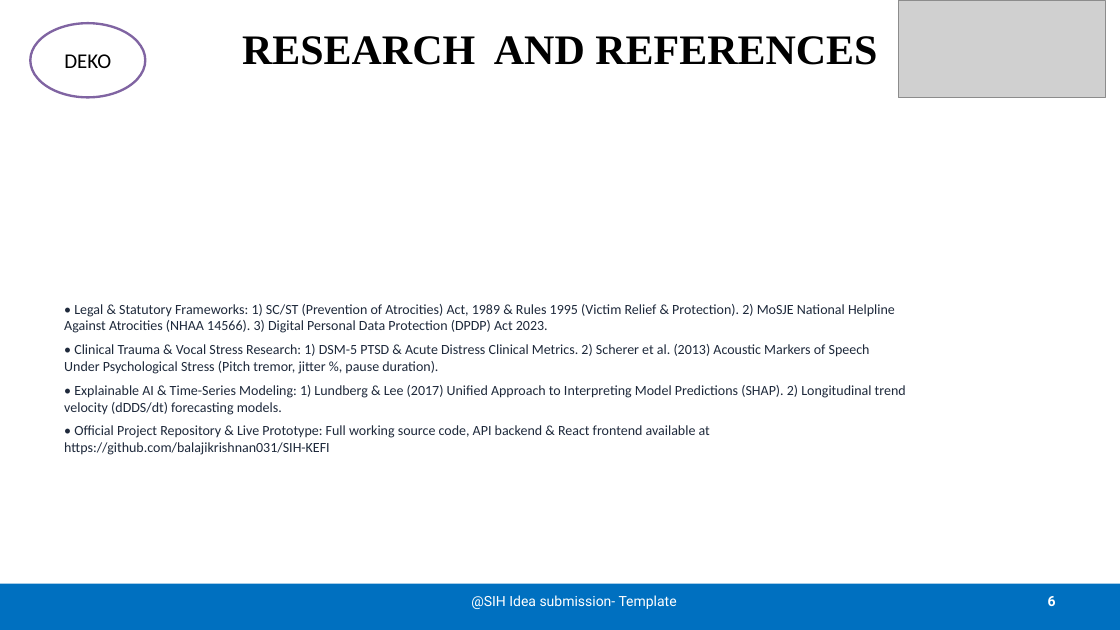
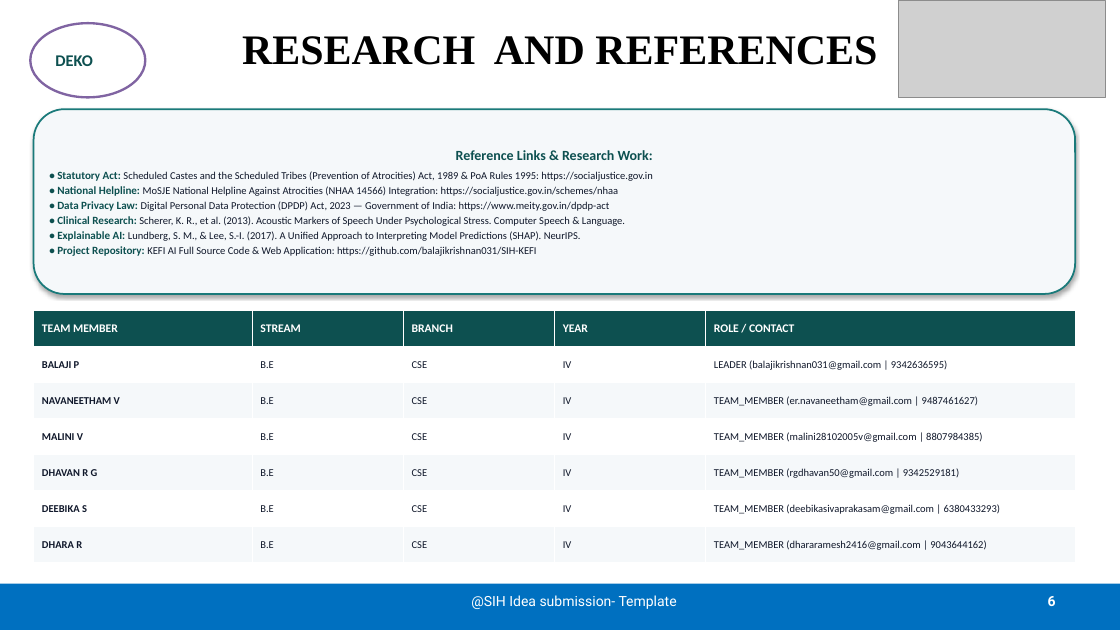
Before and after one commit to balajikrishnan031/SIH-KEFI, a slide deck: slide 6 of SIH26094_KEFI_AI_OFFICIAL_SUBMISSION.pptx. Drawn at 1120x630 pixels with LibreOffice and Linux fonts; fonts in the diff are those of the drawing; grey boxes stand for pictures. Boxes give left, top, right and bottom in pixels: in the first picture for what was removed or moved away, otherwise in the second. Text is boxed around its words. In the diff, an @@ line names an element or a change of style, - is before the commit and + after.

Commit message:
Update official 6-slide SIH 2026 presentation (PPTX & PDF) matching exact reference structure of SIH1620_NextGen_coders

```diff
--- a/SIH26094_KEFI_AI_OFFICIAL_SUBMISSION.pptx
+++ b/SIH26094_KEFI_AI_OFFICIAL_SUBMISSION.pptx
@@ ellipse "DEKO" at (30, 24, 145, 97): size 18 to 14 pt, text colour #000000 to #0D5050, bold on; alignment centre to left @@
@@ rounded rectangle "Reference Links & Research Work:": place and size @@
-rounded rectangle "Reference Links & Research Work:" at (64, 304, 906, 455)
+rounded rectangle "Reference Links & Research Work:" at (34, 109, 1075, 294)
@@ rounded rectangle "Reference Links & Research Work:" at (34, 109, 1075, 294): vertical alignment top to middle; fill none to #F5F8FA; outline none to #1A7A7A 1.5 pt; shadow on @@
@@ text in rounded rectangle at (57, 150, 653, 256): text changed; size 12 to 9 pt; text colour #1E293B to #0F172A @@
-• Legal & Statutory Frameworks: 1) SC/ST (Prevention of Atrocities) Act, 1989 & Rules 1995 (Victim Relief & Protection). 2) MoSJE National Helpline Against Atrocities (NHAA 14566). 3) Digital Personal Data Protection (DPDP) Act 2023.
-• Clinical Trauma & Vocal Stress Research: 1) DSM-5 PTSD & Acute Distress Clinical Metrics. 2) Scherer et al. (2013) Acoustic Markers of Speech Under Psychological Stress (Pitch tremor, jitter %, pause duration).
-• Explainable AI & Time-Series Modeling: 1) Lundberg & Lee (2017) Unified Approach to Interpreting Model Predictions (SHAP). 2) Longitudinal trend velocity (dDDS/dt) forecasting models.
-• Official Project Repository & Live Prototype: Full working source code, API backend & React frontend available at https://github.com/balajikrishnan031/SIH-KEFI
+Reference Links & Research Work:
+• Statutory Act: Scheduled Castes and the Scheduled Tribes (Prevention of Atrocities) Act, 1989 & PoA Rules 1995: https://socialjustice.gov.in
+• National Helpline: MoSJE National Helpline Against Atrocities (NHAA 14566) Integration: https://socialjustice.gov.in/schemes/nhaa
+• Data Privacy Law: Digital Personal Data Protection (DPDP) Act, 2023 — Government of India: https://www.meity.gov.in/dpdp-act
+• Clinical Research: Scherer, K. R., et al. (2013). Acoustic Markers of Speech Under Psychological Stress. Computer Speech & Language.
+• Explainable AI: Lundberg, S. M., & Lee, S.-I. (2017). A Unified Approach to Interpreting Model Predictions (SHAP). NeurIPS.
+• Project Repository: KEFI AI Full Source Code & Web Application: https://github.com/balajikrishnan031/SIH-KEFI
@@ table added at (34, 311, 1075, 563), 7 rows, 5 columns @@
+TEAM MEMBER | STREAM | BRANCH | YEAR | ROLE / CONTACT
+BALAJI P | B.E | CSE | IV | LEADER (balajikrishnan031@gmail.com | 9342636595)
+NAVANEETHAM V | B.E | CSE | IV | TEAM_MEMBER (er.navaneetham@gmail.com | 9487461627)
+MALINI V | B.E | CSE | IV | TEAM_MEMBER (malini28102005v@gmail.com | 8807984385)
+DHAVAN R G | B.E | CSE | IV | TEAM_MEMBER (rgdhavan50@gmail.com | 9342529181)
+DEEBIKA S | B.E | CSE | IV | TEAM_MEMBER (deebikasivaprakasam@gmail.com | 6380433293)
+DHARA R | B.E | CSE | IV | TEAM_MEMBER (dhararamesh2416@gmail.com | 9043644162)
```
Also in this commit, not shown: 5 other slides changed, 3 other files.
